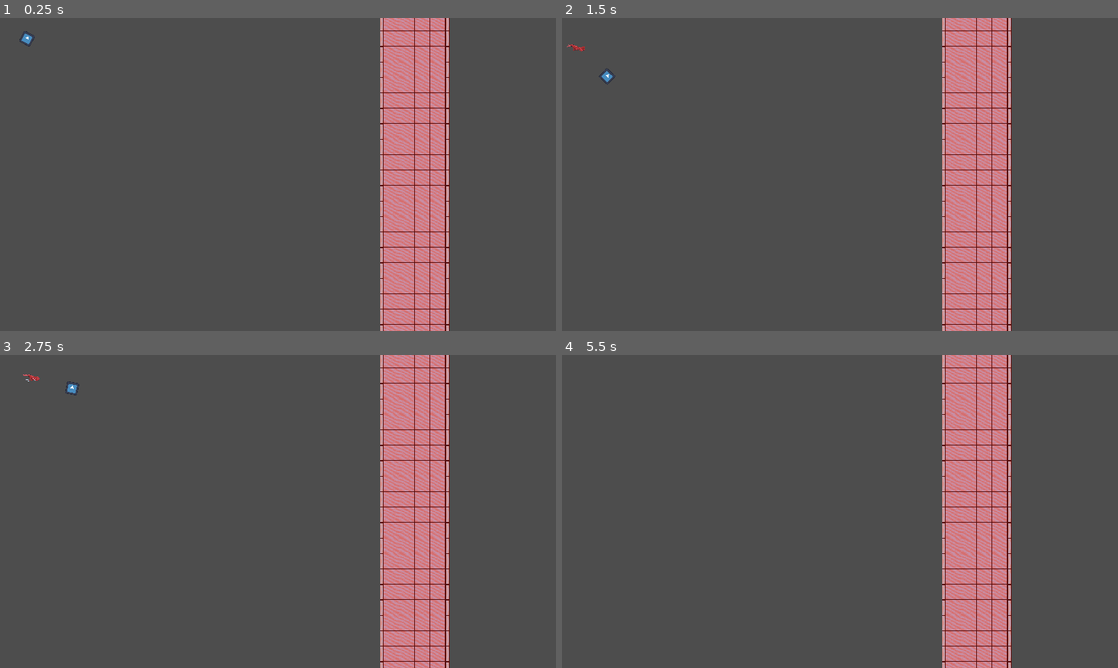
Above: before the commit, frames 1-4 (two rows, left to right).
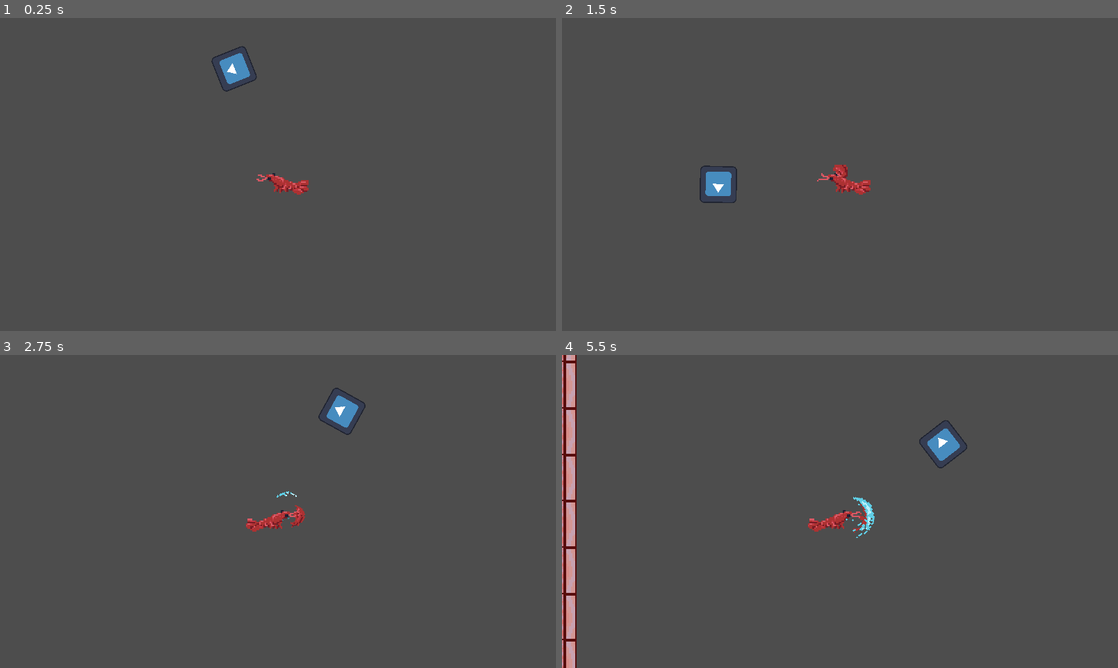
Above: after the commit, the same moments.

Repository: Chujo58/GameJam2025
Game: Godot game, scene res://MainScene.tscn
Two runs of this game, one before a commit and one after it. Both use one fixed random seed, a clock stepped at 60 frames per second and the inputs below. The engine's default icon, where the game draws it, is replaced by a stand-in: a white triangle on a blue panel in a dark square.
Inputs (mouse positions are in pixels of both pictures, inside the frame that each line leads up to):
- Up to frame 1 (0.25 s): no input
- Up to frame 2 (1.5 s): tap Enter at 0.5 s; move the mouse to (962, 158) at 0.52 s; hold Right (Right) 0.53-1.28 s; tap Shift (Run) at 0.6 s; click (962, 158) at 0.8 s; move the mouse to (728, 190) at 1.27 s; hold Down (Down) from 1.28 s (still down); click (728, 190) at 1.35 s
- Up to frame 3 (2.75 s): tap Shift (Run) at 1.55, 2.1 s; move the mouse to (333, 442) at 2.02 s; release Down (Down) at 2.03 s; hold Right (Right) from 2.03 s (still down); click (333, 442) at 2.3 s
- Up to frame 4 (5.5 s): tap Space at 2.75 s; move the mouse to (812, 574) at 2.77 s; release Right (Right) at 2.78 s; hold W (Up) 2.78-3.53 s; right-click (812, 574) at 2.85 s; tap Shift (Run) at 3.05, 4.35 s; move the mouse to (1006, 558) at 3.52 s; hold Left (Left) 3.53-5.03 s; click (1006, 558) at 3.6 s; move the mouse to (673, 464) at 4.27 s; move the mouse to (867, 511) at 5.02 s; hold Down (Down) from 5.03 s (still down); click (867, 511) at 5.1 s

The runs differ from the first frame. In frame 1, 13% of the frame differs, in the area x 3-81%, y 0-100%; in frame 2, 13%; in frame 3, 13%; in frame 4, 16%, in the area x 0-81%, y 0-100%.

Commit message:
melee attack

Diff:
--- a/MainScene.tscn
+++ b/MainScene.tscn
@@ -61,3 +61,5 @@
 
 [node name="test_character" parent="." instance=ExtResource("1_l0sjn")]
 position = Vector2(-23, -5)
+
+[node name="Camera2D" type="Camera2D" parent="test_character"]
--- a/animated_sprite_2d.gd
+++ b/animated_sprite_2d.gd
@@ -13,7 +13,7 @@
 @onready var lobster_claw_state = $"..".claw_state
 @onready var old_animation = ""
 @onready var current_animation = ""
-@onready var animator = $"."
+
 
 func play_animation(animation_name):
 	if animation_name in animations:
@@ -26,17 +26,18 @@
 	var input_direction = Input.get_vector("Left","Right","Up","Down")
 	if Input.is_action_just_pressed("Run"):
 		lobster_claw_state = $"..".claw_state
-		old_animation = current_animation
+		if "dash" not in current_animation:
+			old_animation = current_animation
 		play_animation('dash_'+str(lobster_claw_state).to_lower())
 
 	#print(input_direction)
 	if input_direction != Vector2.ZERO and "dash" not in current_animation:
 		play_animation("mouvement")
-
 	elif input_direction == Vector2.ZERO and "dash" not in current_animation:
 		play_animation("idle")
-	#if "dash" not in current_animation:
-		#play_animation("idle")
+
+
+
 
 
 
--- a/melee.gd
+++ /dev/null
@@ -1,11 +0,0 @@
-extends Node
-
-
-# Called when the node enters the scene tree for the first time.
-func _ready() -> void:
-	pass # Replace with function body.
-
-
-# Called every frame. 'delta' is the elapsed time since the previous frame.
-func _process(delta: float) -> void:
-	pass
--- /dev/null
+++ b/melee_area.gd
@@ -0,0 +1,21 @@
+extends Area2D
+
+
+# Called when the node enters the scene tree for the first time.
+func _ready() -> void:
+	$AnimatedSprite2D.flip_h = true
+
+
+# Called every frame. 'delta' is the elapsed time since the previous frame.
+func _physics_process(delta: float) -> void:
+	pass
+
+
+func _on_area_entered(area: Area2D) -> void:
+	if area != null:
+		if area.owner != null:
+			if "Enemy" in area.owner.name:
+				area.owner.health-=5
+
+func _on_animated_sprite_2d_animation_finished() -> void:
+	queue_free()
--- a/melee_area.tscn
+++ b/melee_area.tscn
@@ -1,13 +1,57 @@
-[gd_scene load_steps=3 format=3 uid="uid://djxqlx0k37u8t"]
+[gd_scene load_steps=8 format=3 uid="uid://djxqlx0k37u8t"]
 
-[sub_resource type="RectangleShape2D" id="RectangleShape2D_weqg8"]
+[ext_resource type="Script" path="res://melee_area.gd" id="1_6rvc3"]
+[ext_resource type="Texture2D" uid="uid://tlp6jbrq41m2" path="res://lobterassets/lobterslash.png" id="2_ro5dx"]
+
+[sub_resource type="AtlasTexture" id="AtlasTexture_dhryr"]
+atlas = ExtResource("2_ro5dx")
+region = Rect2(0, 0, 46, 30)
+
+[sub_resource type="AtlasTexture" id="AtlasTexture_sl3e4"]
+atlas = ExtResource("2_ro5dx")
+region = Rect2(46, 0, 46, 30)
+
+[sub_resource type="AtlasTexture" id="AtlasTexture_qd6m8"]
+atlas = ExtResource("2_ro5dx")
+region = Rect2(92, 0, 46, 30)
+
+[sub_resource type="AtlasTexture" id="AtlasTexture_186wr"]
+atlas = ExtResource("2_ro5dx")
+region = Rect2(138, 0, 46, 30)
 
 [sub_resource type="SpriteFrames" id="SpriteFrames_3wojk"]
+animations = [{
+"frames": [{
+"duration": 1.0,
+"texture": SubResource("AtlasTexture_dhryr")
+}, {
+"duration": 1.0,
+"texture": SubResource("AtlasTexture_sl3e4")
+}, {
+"duration": 1.0,
+"texture": SubResource("AtlasTexture_qd6m8")
+}, {
+"duration": 1.0,
+"texture": SubResource("AtlasTexture_186wr")
+}],
+"loop": false,
+"name": &"default",
+"speed": 7.0
+}]
 
 [node name="melee_area" type="Area2D"]
-
-[node name="CollisionShape2D" type="CollisionShape2D" parent="."]
-shape = SubResource("RectangleShape2D_weqg8")
+script = ExtResource("1_6rvc3")
 
 [node name="AnimatedSprite2D" type="AnimatedSprite2D" parent="."]
+position = Vector2(-1, 0)
 sprite_frames = SubResource("SpriteFrames_3wojk")
+autoplay = "default"
+frame = 3
+frame_progress = 1.0
+
+[node name="CollisionPolygon2D" type="CollisionPolygon2D" parent="."]
+position = Vector2(-16, 3)
+polygon = PackedVector2Array(10, 10, -5, 7, -8, 0, -7, -8, -3, -12, 1, -15, -1, -5, -1, -1, 2, 5)
+
+[connection signal="area_entered" from="." to="." method="_on_area_entered"]
+[connection signal="animation_finished" from="AnimatedSprite2D" to="." method="_on_animated_sprite_2d_animation_finished"]
--- a/project.godot
+++ b/project.godot
@@ -17,9 +17,12 @@
 
 [display]
 
+window/size/viewport_width=576
+window/size/viewport_height=324
 window/size/window_width_override=1152
 window/size/window_height_override=648
 window/stretch/mode="canvas_items"
+window/stretch/scale=1.5
 
 [input]
 
@@ -57,6 +60,11 @@
 "events": [Object(InputEventMouseButton,"resource_local_to_scene":false,"resource_name":"","device":-1,"window_id":0,"a …(253 unchanged characters)…
 ]
 }
+Melee={
+"deadzone": 0.5,
+"events": [Object(InputEventMouseButton,"resource_local_to_scene":false,"resource_name":"","device":-1,"window_id":0,"alt_pressed":false,"shift_pressed":false,"ctrl_pressed":false,"meta_pressed":false,"button_mask":0,"position":Vector2(0, 0),"global_position":Vector2(0, 0),"factor":1.0,"button_index":1,"canceled":false,"pressed":false,"double_click":false,"script":null)
+]
+}
 
 [rendering]
 
--- a/test_character.gd
+++ b/test_character.gd
@@ -8,6 +8,7 @@
 
 @onready var HP = 5
 const BULLET = preload("res://Bullet.tscn")
+const MELEE_AREA = preload("res://melee_area.tscn")
 
 const CLAW_STATES = ["NO_CLAW", "ONE_CLAW", "TWO_CLAW"]
 
@@ -45,6 +46,15 @@
 	if Input.is_action_just_pressed("Shoot"):
 		shoot()
 
+	if Input.is_action_just_pressed("Melee"):
+		melee()
+
+
+	if get_global_mouse_position().x < position.x:
+		$AnimatedSprite2D.flip_h = false
+	else:
+		$AnimatedSprite2D.flip_h = true
+
 func _on_dash_timer_timeout() -> void:
 	SPEED = DEFAULT_SPEED
 
@@ -52,3 +62,8 @@
 	var bullet = BULLET.instantiate()
 	owner.add_child(bullet)
 	bullet.transform = $CollisionShape2D/Muzzle.global_transform
+
+
+func melee():
+	var melee_area = MELEE_AREA.instantiate()
+	$CollisionShape2D.add_child(melee_area)
--- a/test_character.tscn
+++ b/test_character.tscn
@@ -1,11 +1,10 @@
-[gd_scene load_steps=33 format=3 uid="uid://gvsvj3b4v1nf"]
+[gd_scene load_steps=32 format=3 uid="uid://gvsvj3b4v1nf"]
 
 [ext_resource type="Texture2D" uid="uid://c62jr2m3h72e2" path="res://icon.svg" id="1_7ao7v"]
 [ext_resource type="Script" path="res://test_character.gd" id="1_spkl0"]
 [ext_resource type="Texture2D" uid="uid://bnw8ytjonwism" path="res://lobterassets/lobterdashnoclaw.png" id="2_2fwx4"]
 [ext_resource type="Texture2D" uid="uid://snkdiixfyjej" path="res://lobterassets/lobterwalk.png" id="2_55ax7"]
 [ext_resource type="Texture2D" uid="uid://cglta6tjk3ogl" path="res://lobterassets/lobterdashoneclaw.png" id="3_sehvh"]
-[ext_resource type="PackedScene" uid="uid://djxqlx0k37u8t" path="res://melee_area.tscn" id="4_avf0f"]
 [ext_resource type="Texture2D" uid="uid://bv1trratfm1xa" path="res://lobterassets/lobterdash.png" id="4_jxcxa"]
 [ext_resource type="Script" path="res://animated_sprite_2d.gd" id="7_852w0"]
 [ext_resource type="Texture2D" uid="uid://c7uvojjc2w7fo" path="res://lobterassets/lobidle(THIS).png" id="7_luvhc"]
@@ -208,8 +207,6 @@
 scale = Vector2(0.2, 0.2)
 texture = ExtResource("1_7ao7v")
 
-[node name="melee_area" parent="CollisionShape2D" instance=ExtResource("4_avf0f")]
-
 [node name="DashTimer" type="Timer" parent="."]
 wait_time = 0.12
 
